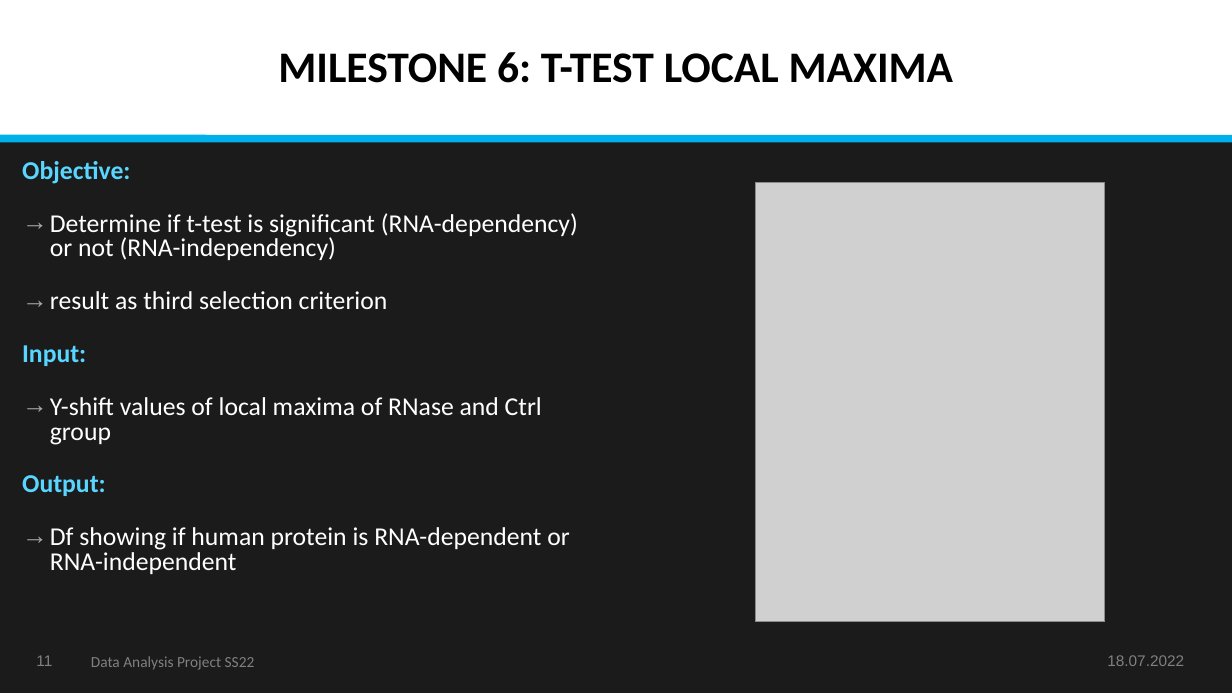
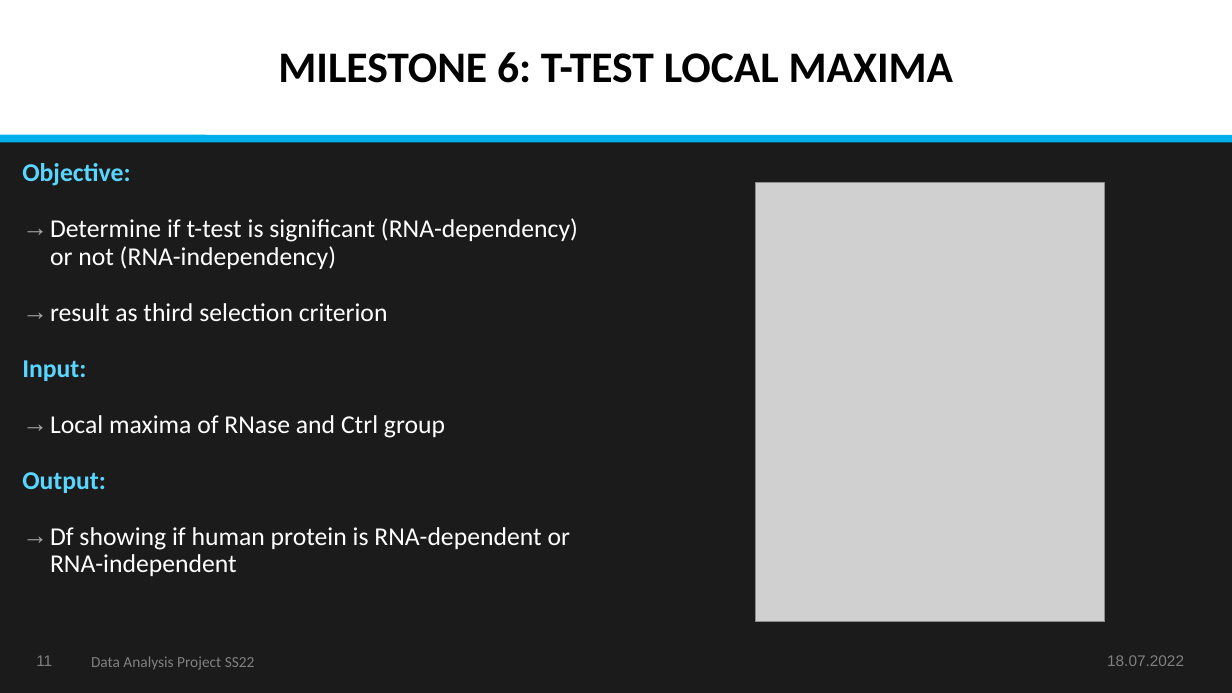
Before and after one commit to datascience-mobi-2022/2022-topic-03-team-04, a slide deck: slide 11 of final/Data Analysis Project SS22_Final Presentation_Topic 3_Team 4.pptx. Drawn at 1232x693 pixels with LibreOffice and Linux fonts; fonts in the diff are those of the drawing; grey boxes stand for pictures. Boxes give left, top, right and bottom in pixels: in the first picture for what was removed or moved away, otherwise in the second. Text is boxed around its words. In the diff, an @@ line names an element or a change of style, - is before the commit and + after.

```diff
--- a/final/Data Analysis Project SS22_Final Presentation_Topic 3_Team 4.pptx
+++ b/final/Data Analysis Project SS22_Final Presentation_Topic 3_Team 4.pptx
@@ text at [22,163,578,576]: line spacing 0.8 to 0.9; less space between paragraphs @@
@@ text at [50,415,445,438]: text changed @@
-→ Y-shift values of local maxima of RNase and Ctrl group
+→ Local maxima of RNase and Ctrl group
```
Also in this commit, not shown: 10 other slides changed.
